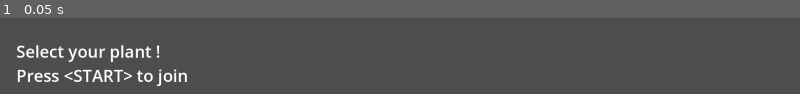
Above: before the commit, frame 1.
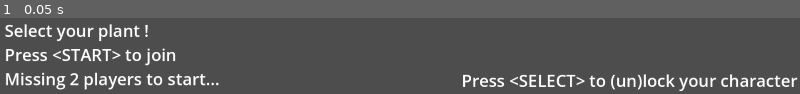
Above: after the commit, the same moment.

Repository: FablabMurat/2025GameJamCantal-2
Game: Godot game, scene res://main.tscn
The game is run twice, just before and just after one commit, with the same random seed, the same clock (stepped at 60 frames per second) and the same inputs.
Inputs:
- Up to frame 1 (0.05 s): no input

The runs differ from the first frame. In frame 1, 9.3% of the frame differs, in the area x 0-100%, y 7-97%.

Commit message:
feat: upgrade to godot 4.4 and implement character selection screen

Diff:
--- a/data/data.gd
+++ b/data/data.gd
@@ -1,4 +1,6 @@
 extends Node
+
+enum Season{SUMMER, AUTUMN, WINTER, SPRING}
 
 enum DeathReason { VOID, NO_HEALTH };
 
@@ -30,7 +32,7 @@
 	DAMAGE_ON_COLLIDE.call(projectile, body);
 
 
-var PROJECTILES_DATA: Dictionary = {
+var PROJECTILES_DATA: Dictionary[String, ProjectileData] = {
 	"camelia_missile": ProjectileData.new(
 		preload("res://resources/projectiles/camelia_missile_sprite_frames.tres"),
 		preload("res://resources/projectiles/camelia_missile_shape.tres"),
@@ -45,7 +47,7 @@
 	),
 }
 
-var CHARACTERS_DATA: Dictionary = {
+var CHARACTERS_DATA: Dictionary[String, CharacterData] = {
 	"sauge": CharacterData.new(
 		"Sauge",
 		"sauge_leaf",
--- a/main.gd
+++ b/main.gd
@@ -1,16 +1,20 @@
+class_name Main
 extends Node2D
 
-# device ID to Player map
-var DEVICES_MAP: Dictionary = {};
-var new_id = 1;
+var DEVICES_MAP: Dictionary[int, Player] = {};
 
 var round_running: bool = false;
+var current_season: Data.Season = Data.Season.SUMMER;
 
 signal player_join(device: int);
+signal players_ready;
+signal change_season;
 
 func _ready() -> void:
 	start_game(false);
-	player_join.connect(add_to_selection_ui)
+	player_join.connect(add_to_selection_ui);
+	players_ready.connect(start_game);
+	update_selection_ui();
 
 func start_game(toggle: bool = true) -> void:
 	$World.visible = toggle;
@@ -18,42 +22,121 @@
 	$Gui/OutFightGui.visible = !toggle;
 	$World.set_process(toggle);
 	$World.set_physics_process(toggle);
+	round_running = toggle;
+	if toggle:
+		for device in DEVICES_MAP:
+			var player: Player = DEVICES_MAP[device];
+			player.init_character(Data.CHARACTERS_DATA.keys()[player.selected_character]);
+			player.position.x = 300 * (device+1);
+			player.position.y = 0;
+			player.show();
+			player.locked_character = false;
+		update_selection_ui()
+	else:
+		for device in DEVICES_MAP:
+			var player: Player = DEVICES_MAP[device];
+			player.hide()
+
 
 func _unhandled_input(event: InputEvent) -> void:
 	if DEVICES_MAP.has(event.device):
 		if round_running:
 			(DEVICES_MAP[event.device] as Player).handle_game_input(event);
 		else:
-			if event is InputEventJoypadButton and (event as InputEventJoypadButton).button_index==JOY_BUTTON_DPAD_RIGHT and (event as InputEventJoypadButton).pressed:
-				(DEVICES_MAP[event.device] as Player).selected_character = ((DEVICES_MAP[event.device] as Player).selected_character + 1) % Data.CHARACTERS_DATA.size();
-				update_selection_ui()
-			elif event is InputEventJoypadButton and (event as InputEventJoypadButton).button_index==JOY_BUTTON_DPAD_LEFT and (event as InputEventJoypadButton).pressed:
-				(DEVICES_MAP[event.device] as Player).selected_character = ((DEVICES_MAP[event.device] as Player).selected_character - 1) % Data.CHARACTERS_DATA.size();
-				update_selection_ui()
+			if event is InputEventJoypadButton:
+				var input: InputEventJoypadButton = event as InputEventJoypadButton;
+				var player: Player = DEVICES_MAP[event.device] as Player;
+				if input.button_index == JOY_BUTTON_START and input.pressed:
+					DEVICES_MAP.erase(event.device);
+					remove_from_selection_ui(event.device);
+				elif input.button_index==JOY_BUTTON_DPAD_RIGHT and input.pressed:
+					if player.locked_character:
+						pass
+					else:
+						player.selected_character = (player.selected_character + 1) % Data.CHARACTERS_DATA.size();
+						update_selection_ui();
+				elif input.button_index==JOY_BUTTON_DPAD_LEFT and input.pressed:
+					if player.locked_character:
+						pass
+					else:
+						player.selected_character = (player.selected_character - 1) % Data.CHARACTERS_DATA.size();
+						update_selection_ui();
+				elif input.button_index==JOY_BUTTON_BACK and input.pressed:
+					player.locked_character = !player.locked_character;
+					update_selection_ui()
 	elif (event is InputEventJoypadButton and (event as InputEventJoypadButton).button_index==JOY_BUTTON_START and (event as InputEventJoypadButton).pressed):
 		if !round_running:
-			var new_player: Player = init_player(new_id);
-			new_id += 1;
+			var new_player: Player = init_player(event.device);
 			DEVICES_MAP[event.device] = new_player;
 			player_join.emit(event.device)
 
 func add_to_selection_ui(device: int) -> void:
-	var selector_container := HBoxContainer.new();
 	var selector := AnimatedSprite2D.new();
-	selector.sprite_frames = (Data.CHARACTERS_DATA.values()[0] as CharacterData).sprite_frames;
+	var character_data: CharacterData = Data.CHARACTERS_DATA.values()[0];
+	selector.sprite_frames = character_data.sprite_frames;
 	selector.play("idle");
 	selector.name = str(device);
+	selector.material = ShaderMaterial.new()
+
+	var selector_label: Label = Label.new();
+	selector_label.text = character_data.display_name;
+	selector_label.horizontal_alignment = HORIZONTAL_ALIGNMENT_CENTER;
+	selector_label.scale = Vector2(2, 2);
+	selector.add_child(selector_label);
 	$Gui/OutFightGui/PlayerSelector.add_child(selector);
 	update_selection_ui()
 
+func remove_from_selection_ui(device: int) -> void:
+	var selector_ind: int = $Gui/OutFightGui/PlayerSelector.get_children().find_custom(func(child: AnimatedSprite2D): return child.name==str(device));
+	print(selector_ind)
+	if selector_ind != -1:
+		var selector: AnimatedSprite2D = $Gui/OutFightGui/PlayerSelector.get_child(selector_ind);
+		selector.free();
+	update_selection_ui();
+
 func update_selection_ui() -> void:
 	var player_count: int = $Gui/OutFightGui/PlayerSelector.get_child_count();
+	var ready_player_count: int = 0;
 	var i: int = 0;
-	for child in $Gui/OutFightGui/PlayerSelector.get_children():
-		(child as AnimatedSprite2D).sprite_frames = (Data.CHARACTERS_DATA.values()[(DEVICES_MAP[int((child.name as StringName).c_escape())] as Player).selected_character] as CharacterData).sprite_frames;
+	var highlight_shader: Shader = preload("res://resources/shaders/highlight.gdshader");
+	print(DEVICES_MAP)
+	for child in ($Gui/OutFightGui/PlayerSelector.get_children() as Array[AnimatedSprite2D]):
+		var player: Player = DEVICES_MAP[int((child.name as StringName).c_escape())] as Player;
+		var character_data: CharacterData = Data.CHARACTERS_DATA.values()[player.selected_character];
+		(child as AnimatedSprite2D).sprite_frames = character_data.sprite_frames;
 		(child as AnimatedSprite2D).play("idle");
-		child.position = Vector2(960 + ((-player_count/2 + i ) * 300), 400);
+
+		var label: Label = child.get_children()[0];
+		label.position = Vector2(-100, 500);
+
+		if player.locked_character:
+			ready_player_count += 1;
+			((child as AnimatedSprite2D).material as ShaderMaterial).shader = highlight_shader.duplicate();
+			((child as AnimatedSprite2D).material as ShaderMaterial).set_shader_parameter("variation", Time.get_ticks_msec());
+			label.text = "%s"%character_data.display_name;
+		else:
+			((child as AnimatedSprite2D).material as ShaderMaterial).shader = null
+			label.text = "<- %s ->"%character_data.display_name;
+		child.position = Vector2(960 + ((-float(player_count)/2 + i ) * 300) + 150, 400);
+
 		i+=1;
+	if player_count == 0:
+		$Gui/OutFightGui/JoinLabel.text = "Select your plant !\nPress <START> to join\nMissing 2 players to start...";
+		$Gui/OutFightGui/JoinLabel.position.y = 900;
+	elif player_count == 1:
+		$Gui/OutFightGui/JoinLabel.text = "Select your plant !\nPress <START> to join\nMissing a player to start...";
+		$Gui/OutFightGui/JoinLabel.position.y = 900;
+	else:
+		$Gui/OutFightGui/JoinLabel.text = "Select your plant !\nPress <START> to join";
+		$Gui/OutFightGui/JoinLabel.position.y = 960;
+		if ready_player_count == player_count:
+			$Gui/OutFightGui/LockLabel.text = "Press <SELECT> to (un)lock your character";
+			$Gui/OutFightGui/LockLabel.position.y = 1020;
+			players_ready.emit()
+	if ready_player_count != player_count:
+		$Gui/OutFightGui/LockLabel.text = "Press <SELECT> to (un)lock your character\n%d player(s) not ready" % (player_count - ready_player_count);
+		$Gui/OutFightGui/LockLabel.position.y = 960;
+
 
 func update_combat_ui() -> void:
 	$Gui/InFightGui/RichTextLabel.text = ""
@@ -63,8 +146,16 @@
 
 var current_character: int = 0
 
+func player_death(player: Player, _reason: Data.DeathReason):
+	player.dead = true;
+	var alive_players = DEVICES_MAP.values().filter(func(p: Player): return !p.dead);
+	print(alive_players)
+	if alive_players.size() <= 1:
+		start_game(false);
+
 func init_player(id: int) -> Player:
 	var player = preload("res://player.tscn").instantiate()
+	player.death.connect(player_death)
 	player.id = id
 	add_child(player);
 	player.position.x = 50
--- a/main.tscn
+++ b/main.tscn
@@ -42,15 +42,24 @@
 offset_right = 1920.0
 offset_bottom = 1080.0
 
-[node name="Label" type="Label" parent="Gui/OutFightGui"]
+[node name="JoinLabel" type="Label" parent="Gui/OutFightGui"]
 layout_mode = 0
-offset_left = 39.0
-offset_top = 950.0
-offset_right = 512.0
-offset_bottom = 1120.0
+offset_left = 11.0
+offset_top = 970.0
+offset_right = 484.0
+offset_bottom = 1104.0
 text = "Select your plant !
-Press <START> to join"
+Press <START> to join/leave"
 label_settings = SubResource("LabelSettings_yqf6k")
+
+[node name="LockLabel" type="Label" parent="Gui/OutFightGui"]
+offset_left = 1108.0
+offset_top = 1020.0
+offset_right = 1914.0
+offset_bottom = 1085.0
+text = "Press <SELECT> to (un)lock your character"
+label_settings = SubResource("LabelSettings_yqf6k")
+horizontal_alignment = 2
 
 [node name="World" type="StaticBody2D" parent="."]
 visible = false
--- a/player.gd
+++ b/player.gd
@@ -1,7 +1,8 @@
 class_name Player
 extends CharacterBody2D
 
-signal death(reason: Data.DeathReason)
+signal death(player: Player, reason: Data.DeathReason);
+var dead: bool = false;
 
 var id: int;
 
@@ -11,13 +12,17 @@
 var try_jump: bool = false
 var running: bool = false
 
-var selected_character: int = 0
-var character_data: CharacterData
-var stats: CharacterStats
+var selected_character: int = 0;
+var locked_character: bool = false;
+var character_data: CharacterData;
+var stats: CharacterStats;
 
 func init_character(character_id: String):
 	character_data = (Data.CHARACTERS_DATA.get(character_id) as CharacterData);
 	stats = character_data.stats.duplicate();
+	dead = false;
+	velocity = Vector2(0,0);
+	left_joystick_direction = Vector2(0,0);
 	$WorldCollision.shape = character_data.collision_shape;
 	$AnimatedSprite2D.sprite_frames = character_data.sprite_frames;
 	$AnimatedSprite2D.offset = character_data.sprite_offset
@@ -40,17 +45,17 @@
 		if (event as InputEventJoypadButton).button_index == JOY_BUTTON_X:
 			running = event.pressed;
 		if (event as InputEventJoypadButton).button_index == JOY_BUTTON_B && event.pressed:
-			$AnimatedSprite2D.play("attack")
+			$AnimatedSprite2D.play("attack");
 			var projectile = preload("res://projectile.tscn").instantiate();
-			projectile.init_projectile(character_data.attack)
+			projectile.init_projectile(character_data.attack);
 			projectile.position = position;
-			(projectile.get_node("AnimatedSprite2D") as AnimatedSprite2D).flip_h = $AnimatedSprite2D.flip_h
+			(projectile.get_node("AnimatedSprite2D") as AnimatedSprite2D).flip_h = $AnimatedSprite2D.flip_h;
 			projectile.thrower = self;
 			get_parent().add_child(projectile);
 
 func _physics_process(delta):
-	if !get_parent().is_processing():
-		return
+	if dead or !(get_parent() as Main).round_running:
+		return;
 	var on_floor = is_on_floor();
 
 	if not on_floor:
@@ -58,7 +63,7 @@
 		velocity.y += stats.gravity * delta
 
 	if abs(left_joystick_direction.x) > 0.2:
-		velocity.x = left_joystick_direction.x * stats.speed * (1.5 if running and on_floor else 1)
+		velocity.x = left_joystick_direction.x * stats.speed * (1.5 if running and on_floor else 1.0)
 
 		if on_floor:
 			$AnimatedSprite2D.play("walk");
@@ -75,10 +80,9 @@
 		velocity.y = -stats.jump_strength;
 	move_and_slide();
 
-func handle_death(reason: Data.DeathReason):
-	velocity = Vector2(0, 0);
-	position = Vector2(50, 18);
+func handle_death(_player: Player, _reason: Data.DeathReason):
+	dead = true;
 	stats.health = character_data.stats.health;
 
 func _on_exit_screen() -> void:
-	death.emit(Data.DeathReason.VOID);
+	death.emit(self, Data.DeathReason.VOID);
--- a/project.godot
+++ b/project.godot
@@ -12,12 +12,13 @@
 
 config/name="SuperPlantBros"
 run/main_scene="res://main.tscn"
-config/features=PackedStringArray("4.3", "GL Compatibility")
+config/features=PackedStringArray("4.4", "GL Compatibility")
 config/icon="res://icon.svg"
 
 [autoload]
 
 Data="*res://data/data.gd"
+Utils="*res://utils.gd"
 
 [display]
 
--- a/projectile.gd
+++ b/projectile.gd
@@ -4,8 +4,8 @@
 var projectile_data: ProjectileData
 var thrower: Node2D
 
-func init_projectile(name: String) -> void:
-	projectile_data = (Data.PROJECTILES_DATA.get(name) as ProjectileData);
+func init_projectile(projectile_name: String) -> void:
+	projectile_data = (Data.PROJECTILES_DATA.get(projectile_name) as ProjectileData);
 	$CollisionShape2D.shape = projectile_data.collision_shape;
 	$AnimatedSprite2D.sprite_frames = projectile_data.sprite_frames;
 	$AnimatedSprite2D.play();
@@ -13,7 +13,7 @@
 func _ready() -> void:
 	print("Spawned projectile");
 
-func _process(delta: float) -> void:
+func _process(_delta: float) -> void:
 	pass
 
 func _on_body_entered(body: Node2D) -> void:
--- a/resources/characters/muguet_sprite_frames.tres
+++ b/resources/characters/muguet_sprite_frames.tres
@@ -27,6 +27,15 @@
 }, {
 "duration": 1.0,
 "texture": ExtResource("2_jhdnj")
+}, {
+"duration": 1.0,
+"texture": ExtResource("3_qg3me")
+}, {
+"duration": 1.0,
+"texture": ExtResource("2_jhdnj")
+}, {
+"duration": 1.0,
+"texture": ExtResource("1_en0th")
 }],
 "loop": false,
 "name": &"attack",
@@ -58,6 +67,9 @@
 }, {
 "duration": 1.0,
 "texture": ExtResource("6_va1vs")
+}, {
+"duration": 1.0,
+"texture": ExtResource("5_gyqsr")
 }],
 "loop": true,
 "name": &"jump",
--- a/resources/characters/sauge_sprite_frames.tres
+++ b/resources/characters/sauge_sprite_frames.tres
@@ -1,11 +1,14 @@
-[gd_resource type="SpriteFrames" load_steps=7 format=3 uid="uid://kbgs6lma1wiv"]
+[gd_resource type="SpriteFrames" load_steps=10 format=3 uid="uid://kbgs6lma1wiv"]
 
 [ext_resource type="Texture2D" uid="uid://dev7p6swp461o" path="res://assets/characters/sauge/idle_1.png" id="1_207vd"]
 [ext_resource type="Texture2D" uid="uid://bdmhxjymtdr7l" path="res://assets/characters/sauge/idle_2.png" id="2_xe0fb"]
 [ext_resource type="Texture2D" uid="uid://fy6weip2q3ed" path="res://assets/characters/sauge/idle_3.png" id="3_iil4p"]
+[ext_resource type="Texture2D" uid="uid://xgww56qri0kw" path="res://assets/characters/sauge/jump_1.png" id="4_ulu5v"]
 [ext_resource type="Texture2D" uid="uid://e4x8ijc8isk2" path="res://assets/characters/sauge/walk_1.png" id="4_w5thl"]
+[ext_resource type="Texture2D" uid="uid://fkeaqd4xinuv" path="res://assets/characters/sauge/jump_2.png" id="5_5vmpk"]
 [ext_resource type="Texture2D" uid="uid://buvj7e2ud2itv" path="res://assets/characters/sauge/walk_2.png" id="5_6d7v7"]
 [ext_resource type="Texture2D" uid="uid://berb8rdye81n1" path="res://assets/characters/sauge/walk_3.png" id="6_auet2"]
+[ext_resource type="Texture2D" uid="uid://divswn60wrsli" path="res://assets/characters/sauge/jump_3.png" id="6_iwpr6"]
 
 [resource]
 animations = [{
@@ -28,6 +31,23 @@
 }, {
 "frames": [{
 "duration": 1.0,
+"texture": ExtResource("4_ulu5v")
+}, {
+"duration": 1.0,
+"texture": ExtResource("5_5vmpk")
+}, {
+"duration": 1.0,
+"texture": ExtResource("6_iwpr6")
+}, {
+"duration": 1.0,
+"texture": ExtResource("5_5vmpk")
+}],
+"loop": true,
+"name": &"jump",
+"speed": 5.0
+}, {
+"frames": [{
+"duration": 1.0,
 "texture": ExtResource("4_w5thl")
 }, {
 "duration": 1.0,
--- /dev/null
+++ b/resources/shaders/highlight.gdshader
@@ -0,0 +1,54 @@
+shader_type canvas_item;
+
+uniform sampler2D vertical_gradient; // used to set alpha values. So you can use this to make the effect dis-/re-appear at points
+uniform sampler2D color_gradient; // sets the effect color, supports 2d gradients
+uniform float size_effect: hint_range(-5.0, 5.0, 0.05) = 0.1; // size of the effect
+uniform float speed = 0.6; // effect speed; Will reverse effect if set to negative
+uniform float highlight_strength: hint_range(-4.0, 4.0, 0.05) = 0.5; // how strong the color overides the base color
+uniform bool color_mode_toggle = false; // changes how the color gradient is applied. Default is on the entire texture, if set to true it is only applied to the effect
+uniform bool is_horizontal = false; // changes direction from vertical to horizontal
+uniform float pause_duration = 0.1; // duration of the pause between highlight cycles
+uniform float variation = 0;
+
+void fragment() {
+	// set up base parameters
+	vec4 old_color = COLOR;
+	float time = TIME * abs(speed) + variation; // Absolute time to handle both positive and negative speeds
+	float effect_cycle_duration = 1.0 + pause_duration; // total time for one cycle and pause
+	float mod_time = mod(time, effect_cycle_duration); // current time within the cycle
+
+	// Handle the pause
+	float progress = mod_time / (1.0); // Normalize mod_time to the active highlight duration only (excluding pause)
+
+	// Ensure the effect is clamped during the pause period
+	if (mod_time > 1.0) {
+		progress = 1.0; // Hold the highlight at the final position during the pause
+	}
+
+	// Reverse the direction if speed is negative
+	if (speed < 0.0) {
+		progress = 1.0 - progress; // Reverse progress when speed is negative
+	}
+
+	// Set the current time and bounds for the highlight effect
+	float current_time = mix(0.0 - size_effect, 1.0 + size_effect, progress);
+	float effect_lower_bound = current_time - size_effect;
+	float effect_upper_bound = current_time + size_effect;
+	float position_value = (is_horizontal) ? UV.x : UV.y;
+
+	// Smooth out the lower/upper bounds with the UV values to calculate how far from the middle point (the effect) the pixel is
+	float effect_distance = smoothstep(effect_lower_bound, current_time, position_value) - smoothstep(current_time, effect_upper_bound, position_value);
+
+	// Get the position of the pixel within the effect for the inner_gradient color mode
+	float inner_effect_position = smoothstep(effect_lower_bound, effect_upper_bound, position_value);
+	vec2 color_position = (color_mode_toggle) ? vec2(UV.x, inner_effect_position) : vec2(progress);
+
+	// Get the new color from the gradient
+	vec4 new_color = vec4(texture(color_gradient, color_position));
+
+	// Calculate the vertical gradient and alpha_values
+	new_color = mix(old_color, new_color, vec4(texture(vertical_gradient, vec2(progress))));
+
+	// Apply the color to the texture
+	COLOR.rgb = mix(old_color.rgb, new_color.rgb, vec3(effect_distance * highlight_strength));
+}
--- /dev/null
+++ b/utils.gd
@@ -0,0 +1,7 @@
+extends Node
+
+func lowest_unused_int(list: Array[int]):
+	for i in range(1, len(list)+2):
+		if !i in list:
+			return i
+	return len(list)+1
--- a/world.gd
+++ b/world.gd
@@ -2,16 +2,12 @@
 extends StaticBody2D
 
 enum Hazard{NONE, RAIN}
-enum Season{SUMMER, AUTUMN, WINTER, SPRING}
-
-var season: Season = Season.WINTER;
-
 
 func _on_hazard_timer_timeout() -> void:
 	var new_material = ShaderMaterial.new()
 	var hazard = randi() % Hazard.size()+200;
 	if hazard == Hazard.RAIN:
-		if season == Season.WINTER:
+		if (get_parent() as Main).current_season == Data.Season.WINTER:
 			new_material.shader = preload("res://resources/shaders/snow.gdshader")
 		else:
 			new_material.shader = preload("res://resources/shaders/rain.gdshader")
Binary file added: assets/backgrounds/autumn.png
Not shown, added: assets/backgrounds/autumn.png.import
Binary file added: assets/backgrounds/spring.png
Not shown, added: assets/backgrounds/spring.png.import
Binary file changed: assets/backgrounds/summer.png
Binary file added: assets/backgrounds/winter.png
Not shown, added: assets/backgrounds/winter.png.import
Binary file changed: assets/characters/muguet/attack_1.png
Binary file changed: assets/characters/muguet/attack_2.png
Binary file changed: assets/characters/muguet/attack_3.png
Binary file changed: assets/characters/muguet/jump_1.png
Binary file changed: assets/characters/muguet/jump_2.png
(and 22 more such lines)
